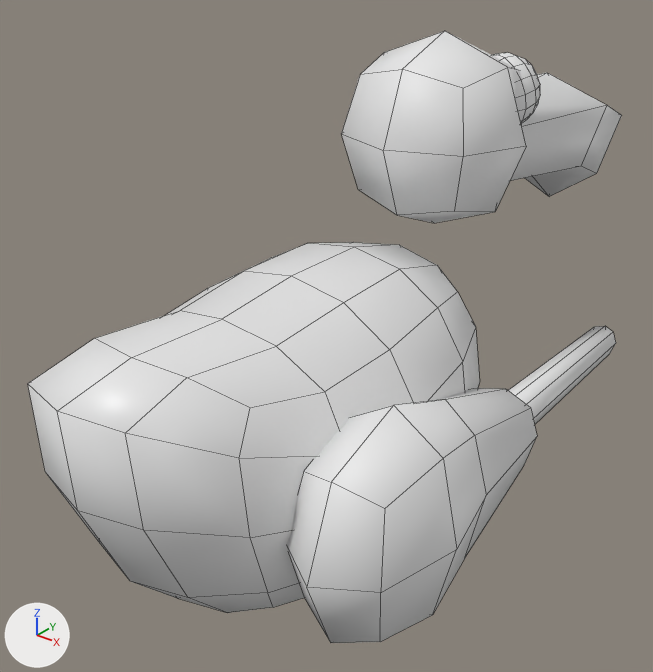
The Blender file datas/meshes/dodo.blend as it was, and as the next commit left it.
Camera for both pictures: a 50 mm lens placed at (2.51, -2.88, 2.31), pointed at (-0.11, 0.39, 0.28). Lighting does not change. The marker at lower left points along +X, +Y and +Z. Mesh edges are drawn as thin lines.

The first picture shows '0-body', '1-upper-leg', '2-lower-leg', '3-head'.
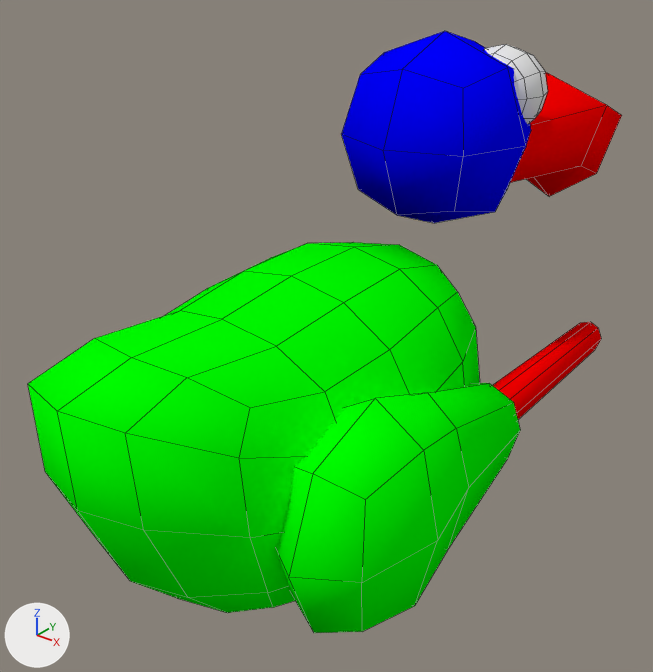
Commit message: Dodo can now be colorized.

Boxes (x1, y1, x2, y2) around the edits, measured in the pictures (653 x 672 px; the box of a moved part takes in the faces that stretch with it):
'0-body', recoloured (white to green)
    both: (28, 242, 480, 613)
'1-upper-leg', recoloured, moved (white to green)
    before: (287, 388, 537, 643)
    after: (276, 383, 520, 633)
'2-lower-leg', recoloured, moved (white to red)
    before: (508, 326, 616, 425)
    after: (493, 322, 601, 419)
'4-eye', added
    after: (485, 44, 548, 124)
part 1 of me_cube_003, deleted
    before: (493, 52, 540, 124)
part 2 of me_cube_003, moved or reshaped
    before: (508, 67, 607, 181)
    after: (495, 67, 607, 212)
part 3 of me_cube_003, recoloured (white to blue)
    both: (342, 31, 526, 223)
part 4 of me_cube_003, recoloured (white to red)
    both: (527, 105, 622, 196)

Edits to the bpy script that builds the scene:
```text
Add mat_red:
    mat_red = diffuse_material('Red')
    mat_red.base_color = (1.0, 0.0, 0.0)  # red #ff0000
Add mat_blue:
    mat_blue = diffuse_material('Blue')
    mat_blue.base_color = (0.0, 0.0, 1.0)  # blue #0000ff
Add mat_green:
    mat_green = diffuse_material('Green')
    mat_green.base_color = (0.0, 1.0, 0.0)  # green #00ff00
Add mat_white:
    mat_white = diffuse_material('White')
    mat_white.base_color = (0.8, 0.8, 0.8)  # white #e7e7e7
Change me_cube:
    where me_cube.from_pydata(...)  # 98 vertices, 96 faces; spans x -0.76..0.76, y -1.29..1.14, z -0.75..0.77
    remove me_cube.materials.append(mat_material)  # white #e7e7e7
    add me_cube.materials.append(mat_green)  # green #00ff00
Change me_cube_001:
    where me_cube_001.from_pydata(...)  # 34 vertices, 32 faces; spans x -0.32..0.32, y -0.54..1.03, z -0.54..0.54
    add me_cube_001.materials.append(mat_green)  # green #00ff00
Change me_cube_002:
    where me_cube_002.from_pydata(...)  # 18 vertices, 16 faces; spans x -0.1..0.1, y -0.13..1.38, z -0.11..0.11
    add me_cube_002.materials.append(mat_red)  # red #ff0000
Change me_cube_003:
    used by ob_3_head; location = (0.0, 1.2, 1.2)
    remove me_cube_003.from_pydata(...)  # 266 vertices, 292 faces; spans x -0.5..0.5, y -0.5..1.61, z -0.7..0.5
    add me_cube_003.from_pydata(...)  # 44 vertices, 38 faces; spans x -0.5..0.5, y -0.5..1.61, z -0.7..0.5
    me_cube_003 part 1: the loose piece of 114 vertices spanning x -0.01..0.39, y 0.1..0.5, z -0.02..0.38 is deleted
    me_cube_003 part 2
    5 vertices are removed from x -0.29..0.29, y 0.3..0.49, z -0.3..0.05
    14 faces are deleted
    1 vertex moves from x 0.0, y 0.37, z 0.37 to x 0.0, y 0.31, z 0.42
    11 vertices are added at x -0.36..0.36, y 0.19..0.39, z -0.34..0.05
    10 new faces join them, mat_blue (blue #0000ff)
    6 new faces join them, mat_red (red #ff0000)
    me_cube_003 part 3: 14 faces spanning x -0.5..0.5, y -0.5..0.31, z -0.5..0.5 switch from no material to mat_blue (blue #0000ff)
    me_cube_003 part 4: 8 faces spanning x -0.44..0.44, y 1.05..1.61, z -0.7..0.14 switch from no material to mat_red (red #ff0000)
Add me_sphere_002:
    me_sphere_002.from_pydata(...)  # a UV sphere (12 segments, 6 rings, poles along y) spanning x -0.232..0.232, y -0.232..0.232, z -0.232..0.232
    me_sphere_002.polygons.foreach_set('use_smooth', [True] * 72)
    me_sphere_002.materials.append(mat_white)  # white #e7e7e7
Change ob_1_upper_leg:
    ob_1_upper_leg.location: (0.808, -0.34, 0.0) -> (0.72, -0.34, 0.0)
Change ob_2_lower_leg:
    ob_2_lower_leg.location: (0.808, 0.46, 0.0) -> (0.72, 0.46, 0.0)
Add ob_4_eye:
    ob_4_eye = bpy.data.objects.new('4-eye', me_sphere_002)
    ob_4_eye.location = (0.219, 1.443, 1.401)
```
